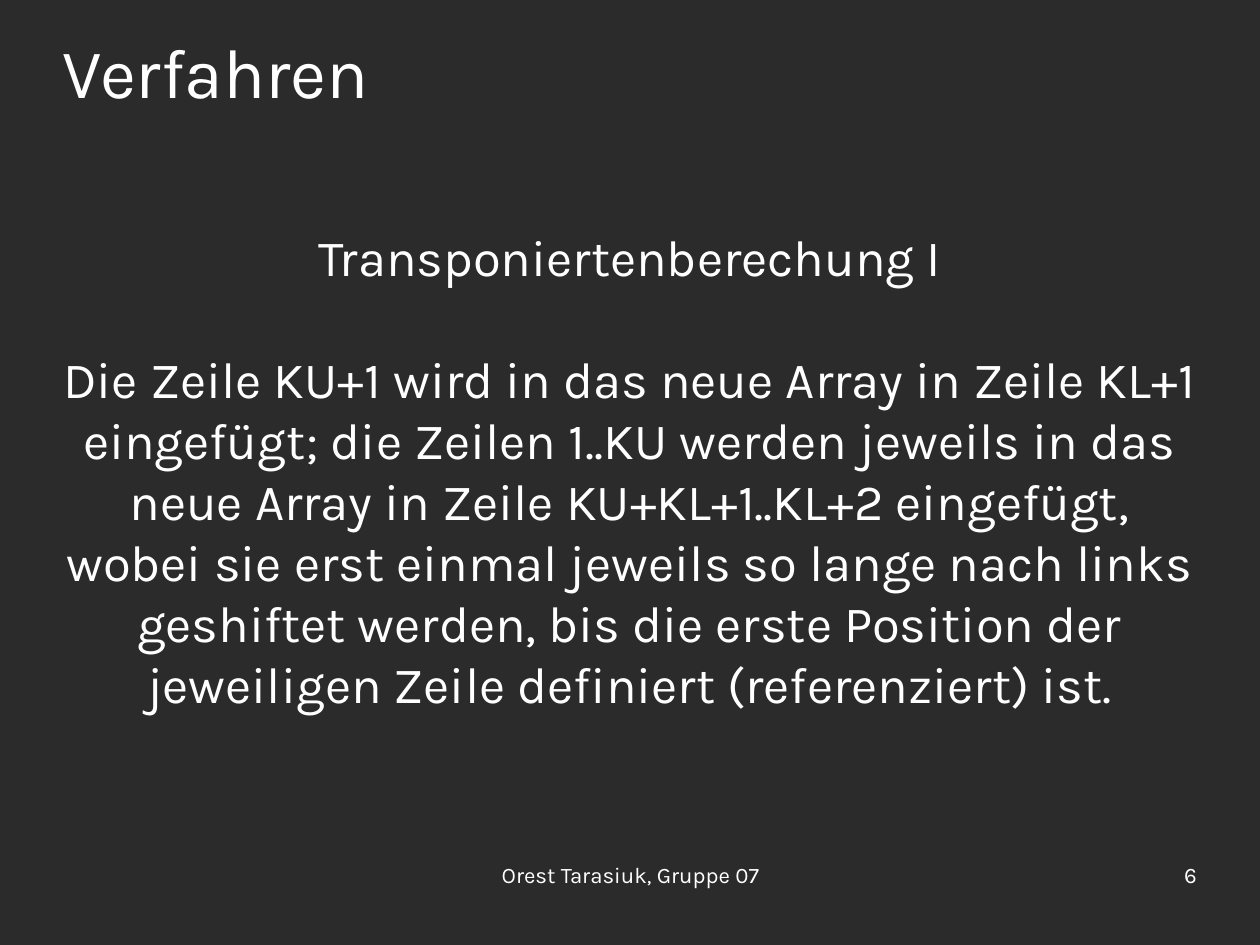
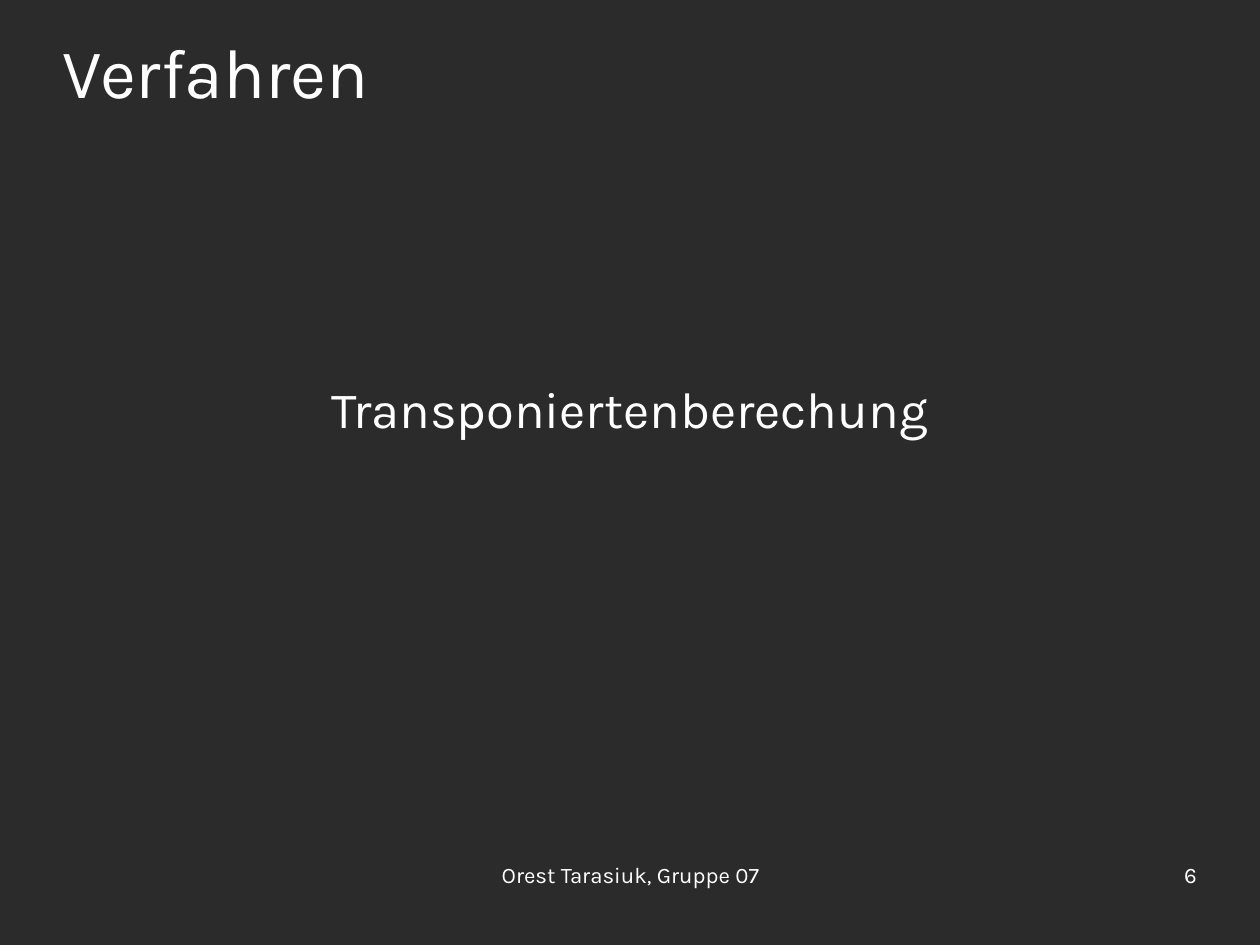
Before and after one commit to OrestTa/etip, a slide deck: slide 6 of Projekt2/Vortrag/vortrag2.odp. Drawn at 1260x945 pixels with LibreOffice and Linux fonts; fonts in the diff are those of the drawing; background and template pictures are left out; a plain dark background stands for a picture behind light text. Boxes give left, top, right and bottom in pixels: in the first picture for what was removed or moved away, otherwise in the second. Text is boxed around its words. In the diff, an @@ line names an element or a change of style, - is before the commit and + after.

```diff
--- a/Projekt2/Vortrag/vortrag2.odp
+++ b/Projekt2/Vortrag/vortrag2.odp
@@ subtitle at [331, 393, 927, 440]: text changed @@
-Transponiertenberechung I
-Die Zeile KU+1 wird in das neue Array in Zeile KL+1 eingefügt; die Zeilen 1..KU werden jeweils in das neue Array in Zeile KU+KL+1..KL+2 eingefügt, wobei sie erst einmal jeweils so lange nach links geshiftet werden, bis die erste Position der jeweiligen Zeile definiert (referenziert) ist.
+Transponiertenberechung
```
Also in this commit, not shown: 5 other slides changed, 2 slides added.
